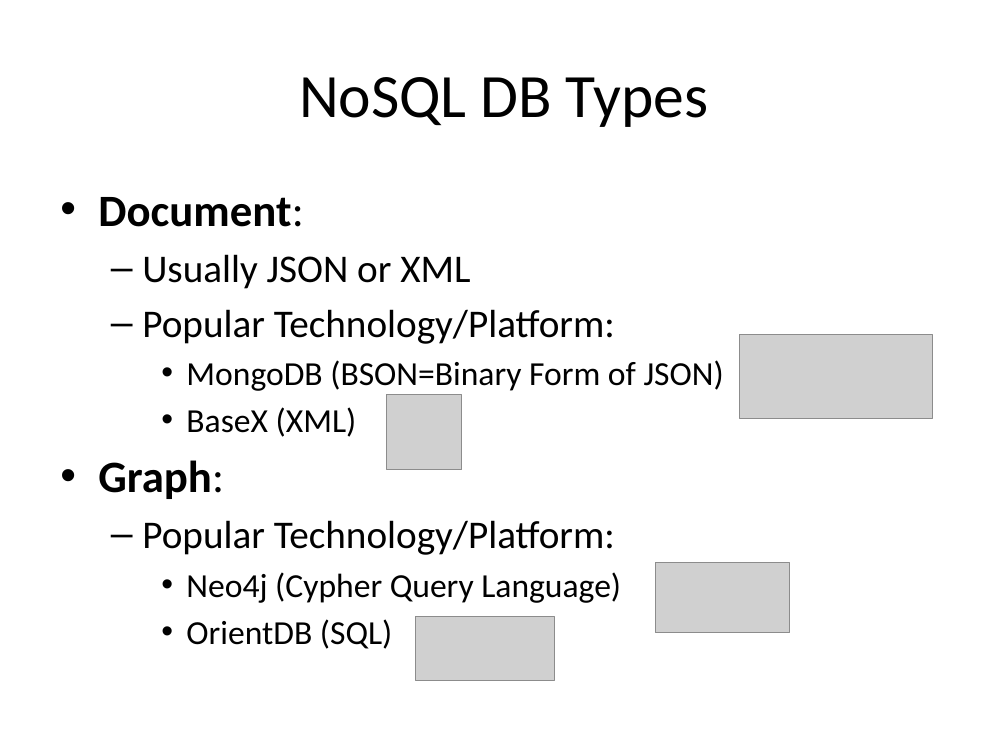
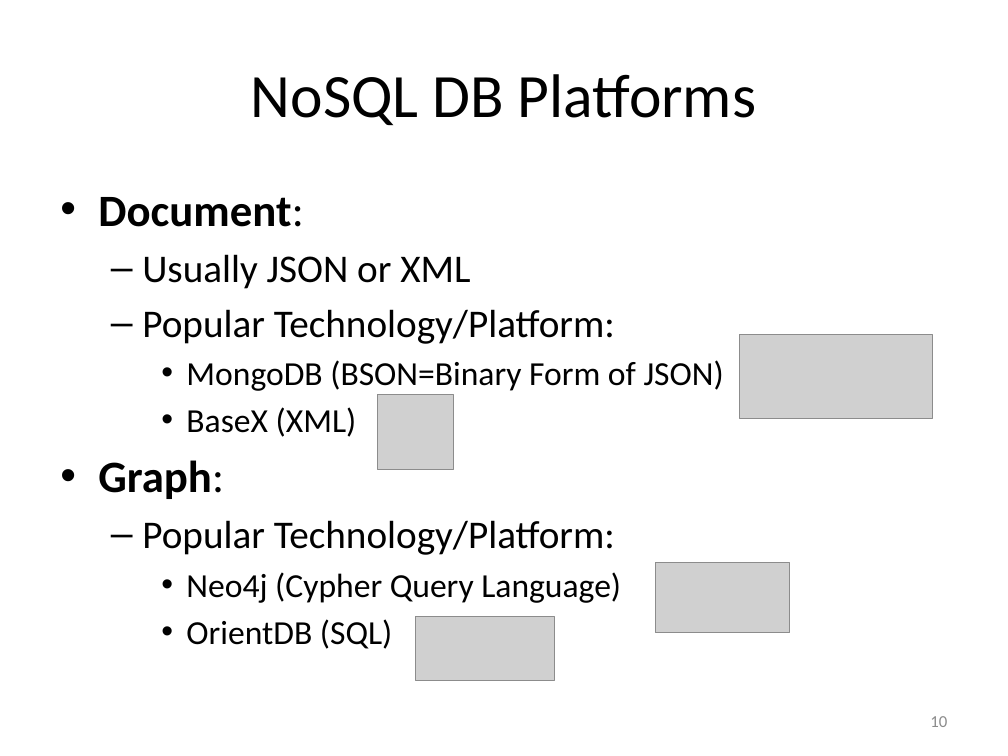
Before and after one commit to UUDeCART/NoSQL, a slide deck: slide 10 of NoSQL.pptx. Drawn at 1008x756 pixels with LibreOffice and Linux fonts; fonts in the diff are those of the drawing; grey boxes stand for pictures. Boxes give left, top, right and bottom in pixels: in the first picture for what was removed or moved away, otherwise in the second. Text is boxed around its words. In the diff, an @@ line names an element or a change of style, - is before the commit and + after.

```diff
--- a/NoSQL.pptx
+++ b/NoSQL.pptx
@@ title at (251, 74, 756, 125): text changed @@
-NoSQL DB Types
+NoSQL DB Platforms
@@ picture: place and size @@
-picture at (387, 395, 463, 471)
+picture at (378, 395, 454, 471)
@@ page number added at (930, 716, 947, 727), 12 pt, text #8C8C8C @@
+10
```
Also in this commit, not shown: 27 other slides changed.
